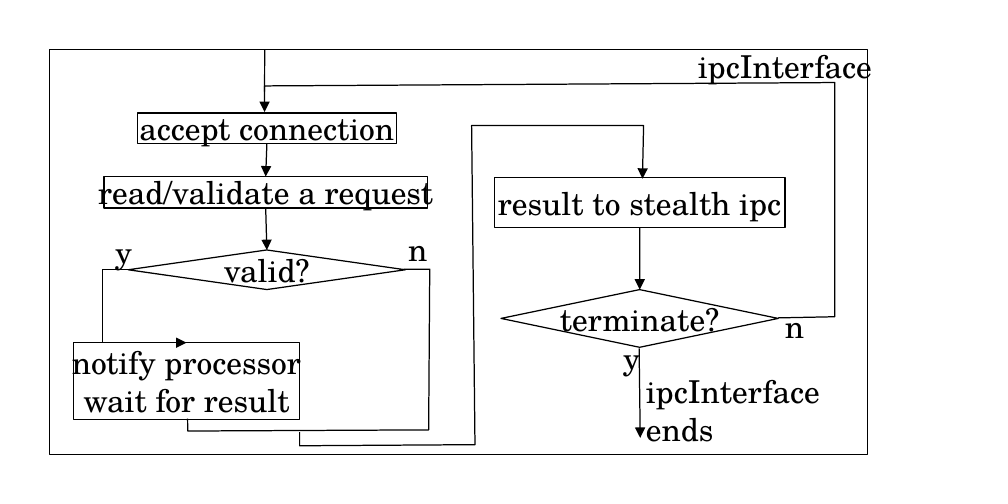
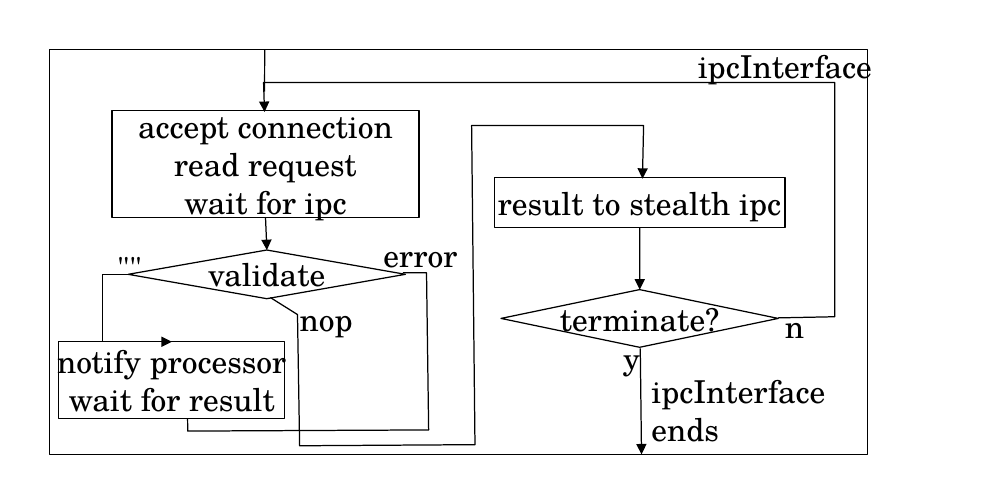
Before and after one commit to fbb-git/stealth, a slide deck: slide 1 of stealth/documentation/images/molds/ipcinterface.odp. Drawn at 1008x504 pixels with LibreOffice and Linux fonts; fonts in the diff are those of the drawing. Boxes give left, top, right and bottom in pixels: in the first picture for what was removed or moved away, otherwise in the second. Text is boxed around its words. In the diff, an @@ line names an element or a change of style, - is before the commit and + after.

```diff
--- a/stealth/documentation/images/molds/ipcinterface.odp
+++ b/stealth/documentation/images/molds/ipcinterface.odp
@@ freeform shape at [263, 83, 834, 319]: outline redrawn @@
@@ rectangle "accept connection": place and size @@
-rectangle "accept connection" at [137, 113, 397, 144]
+rectangle "accept connection" at [112, 111, 420, 217]
@@ arrow removed from (267, 144) to (266, 176) @@
@@ freeform shape: place and size @@
-freeform shape at [300, 126, 644, 446]
+freeform shape at [271, 126, 644, 446]
@@ rectangle removed at [103, 176, 427, 208] @@
-read/validate a request
@@ text in rectangle at [174, 152, 356, 224]: paragraphs added @@
+read request
+wait for ipc
@@ arrow moved from (266, 208) - (267, 249) to (266, 217) - (267, 249) @@
@@ text added at [105, 243, 155, 299], 18 pt, text #000000 @@
+""
@@ text removed at [115, 249, 132, 271] @@
-y
@@ diamond removed at [129, 249, 406, 289] @@
-valid?
@@ diamond added at [129, 249, 406, 299], outline #000000 0.71 pt, 18 pt, text #000000 @@
+validate
@@ text added at [383, 252, 457, 277], 18 pt, text #000000 @@
+error
@@ text removed at [408, 246, 427, 270] @@
-n
@@ elbow arrow moved from (129, 270) - (186, 343) to (129, 275) - (171, 341) @@
@@ freeform shape at [188, 272, 428, 431]: outline redrawn @@
@@ text added at [300, 316, 353, 338], 18 pt, text #000000 @@
+nop
@@ rectangle "notify processor": place and size @@
-rectangle "notify processor" at [73, 343, 300, 420]
+rectangle "notify processor" at [59, 341, 286, 418]
@@ arrow moved from (639, 349) - (640, 438) to (640, 349) - (641, 455) @@
@@ text "ipcInterface": place and size @@
-text "ipcInterface" at [646, 380, 820, 442]
+text "ipcInterface" at [651, 379, 825, 442]
```
Also in this commit, not shown: 11 other files.
